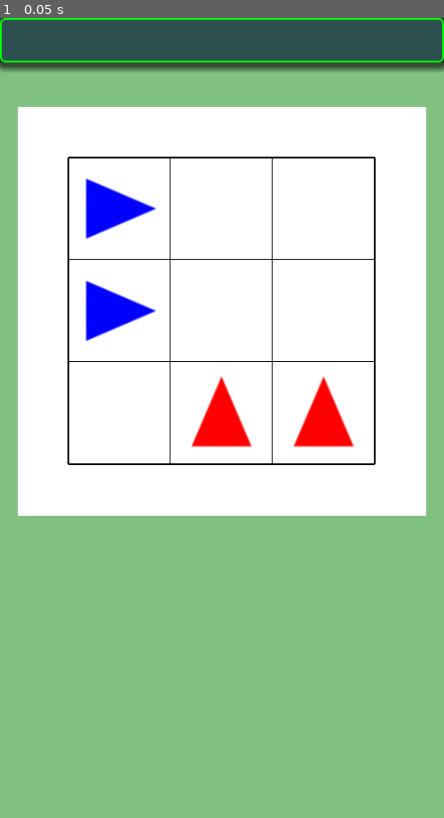
Above: before the commit, frame 1.
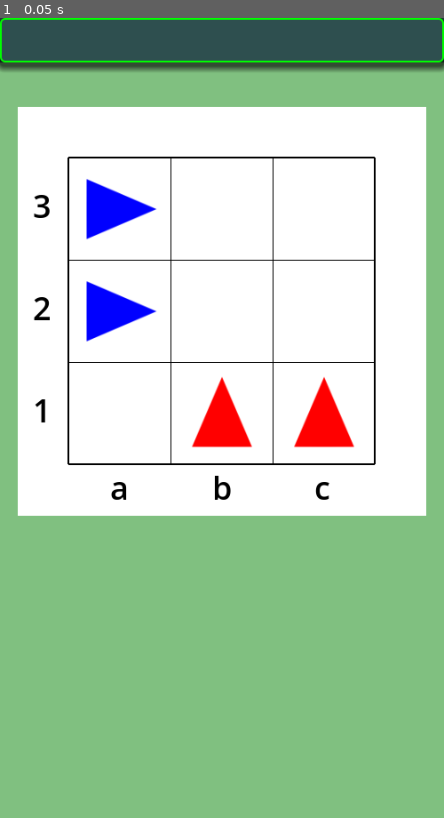
Above: after the commit, the same moment.

Repository: vivisuke/DodgemGame
Game: Godot game, scene res://main.tscn
The game is run twice, just before and just after one commit, with the same random seed, the same clock (stepped at 60 frames per second) and the same inputs.
Inputs:
- Up to frame 1 (0.05 s): no input

The runs differ from the first frame. In frame 1, 1.5% of the frame differs, in the area x 7-85%, y 17-61%.

Commit message:
0005 ◎ C 01/11 01/12 0.001│ToDo│盤面軸ラベル：a-c, a-3 表示 0006 ◎ C 01/11 01/12 0.001│ToDo│Board クラス追加

Diff:
--- /dev/null
+++ b/dodgemgame/scripts/Board.gd
@@ -0,0 +1,32 @@
+class_name Board
+extends Node
+
+const EMPTY = 0
+const BLUE_CAR = 1
+const RED_CAR = -1
+
+var m_width
+var m_height
+var m_cells = []			# ２次元配列、m_cells[y][x] で参照
+
+func _init(wd = 3, ht = 3):		# 横・縦サイズ
+	init_board(wd, ht)
+	pass
+func init_board(wd, ht):
+	m_width = wd
+	m_height = ht
+	m_cells.resize(m_height)
+	for v in range(m_height):
+		m_cells[v] = PackedInt32Array()
+		m_cells[v].resize(m_width)
+		m_cells[v].fill(EMPTY)
+	for i in range(1, m_width):
+		m_cells[0][i] = RED_CAR
+		m_cells[i][0] = BLUE_CAR
+func print():
+	for v in range(m_height-1, -1, -1):
+		print(m_cells[v])
+func _ready():
+	pass # Replace with function body.
+func _process(delta):
+	pass
--- a/dodgemgame/scripts/board_rect.gd
+++ b/dodgemgame/scripts/board_rect.gd
@@ -1,7 +1,7 @@
 extends ColorRect
 
-const WIDTH = 460
-const HEIGHT = 460
+const WIDTH = 460.0
+const HEIGHT = 460.0
 const N_CELLS = 3
 const CELL_WIDTH = WIDTH / (N_CELLS+1)
 #const PADDING = (WIDTH - CELL_WIDTH*(N_CELLS+2)) / 2
@@ -16,7 +16,22 @@
 	var px = X0 + (x+0.5) * CELL_WIDTH
 	var py = X0 + (N_CELLS-0.5-y) * CELL_WIDTH
 	return Vector2(px, py)
+# 目盛り値ラベル設置
+func add_axis_label(pos, txt):
+	var lbl = Label.new()
+	lbl.add_theme_color_override("font_color", Color.BLACK)
+	lbl.add_theme_font_size_override("font_size", 36)
+	lbl.text = txt
+	lbl.position = pos + Vector2(-CELL_WIDTH/10.0, 0)
+	add_child(lbl)
+	return lbl
 func _ready():
+	add_axis_label(xyToPos(0, -0.5), "a")
+	add_axis_label(xyToPos(1, -0.5), "b")
+	add_axis_label(xyToPos(2, -0.5), "c")
+	add_axis_label(xyToPos(-0.75, 0.25), "1")
+	add_axis_label(xyToPos(-0.75, 1.25), "2")
+	add_axis_label(xyToPos(-0.75, 2.25), "3")
 	$RedCar1.position = xyToPos(1, 0)
 	$RedCar2.position = xyToPos(2, 0)
 	$BlueCar1.position = xyToPos(0, 1)
--- a/dodgemgame/scripts/main.gd
+++ b/dodgemgame/scripts/main.gd
@@ -1,8 +1,11 @@
 extends Node2D
 
+var bd
 
 # Called when the node enters the scene tree for the first time.
 func _ready():
+	bd = Board.new(3, 3)
+	bd.print()
 	pass # Replace with function body.
 
 
Not shown, changed: DodgemGame.spr
